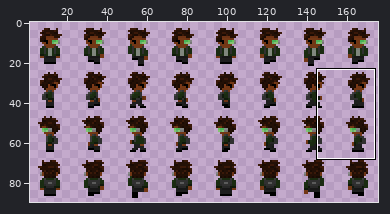
One commit to this sprite sheet: Art/Character_Sprites/emil_walk.png. Above: a wide view before the commit, with the close-up outlined.
Close-up. Earlier state:
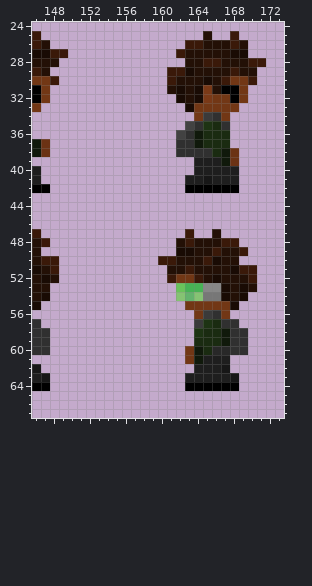
The file is 178x90 pixels. Colours within 5 levels of each other are drawn and written as one. Shown: x 146..173, y 24..67. The wide view leaves out empty margins.
Once edited:
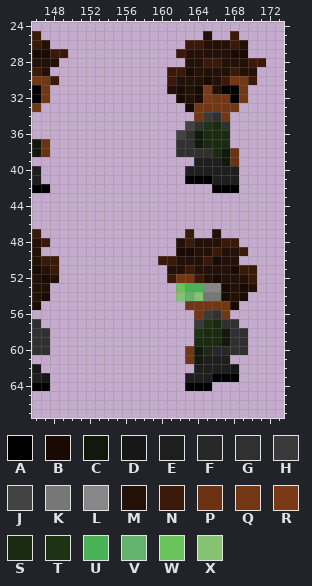
Palette (. is transparent): A #000000  B #190b04  C #10190b  D #171717  E #1e1e1e  F #282828  G #303030  H #3a3a3a  J #424242  K #777777  L #878787  M #231006  N #3a1909  P #6b3214  Q #723715  R #7a3917  S #1a2b11  T #1d3313  U #47b355  V #63b36d  W #69c35b  X #85c373
Edits made:
Changed rows in their new state; - is an unchanged pixel.
first column x 163:
40 E--
41 AAA
42 ...
first column x 166:
62 -ED
63 AAA
64 ...
